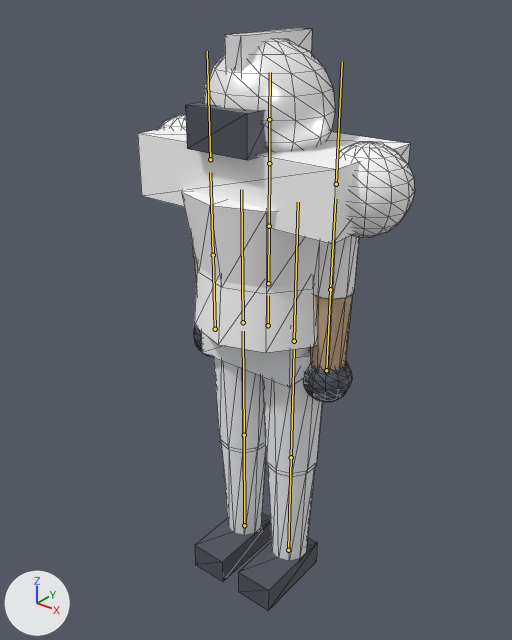
Two versions of the glTF model assets/player.glb, one commit apart.
Before and after are seen from a 50 mm camera at (1.195, -1.554, 1.889) aimed at (-0.086, 0.047, 0.896). Arrows for +X, +Y and +Z are at lower left; the lights stay in place. The older version comes first. The bones that bend it are drawn over the model as lines. Mesh edges are drawn as thin lines.
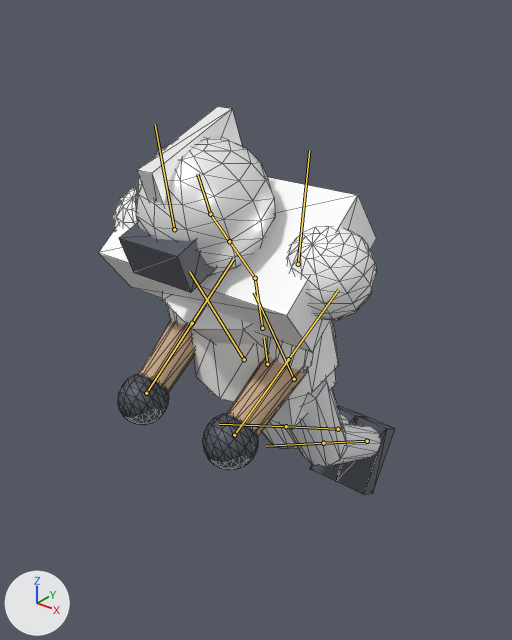
The newer file adds an action. The first version stands in its rest pose; the second is drawn at frame 19 of the action 'set'.

What the commit changed:
Bone 'hips' (bone_hips) moves from (0.0, 0.0, 0.0) to (0.0, -0.135, 0.0).
Bone 'hips' (bone_hips) turns from (0, 0, 0) to (11, 0, 0) degrees about its own x, y and z.
Bone 'chest' (bone_chest) turns from (0, 0, 0) to (26, 0, 0) degrees about its own x, y and z.
Bone 'head' (bone_head) turns from (0, 0, 0) to (-17, 0, 0) degrees about its own x, y and z.
Bone 'upperArmL' (bone_upperarml) turns from (0, 0, 0) to (-34, 4, 6) degrees about its own x, y and z.
Bone 'forearmL' (bone_forearml) turns from (0, 0, 0) to (-60, 0, 0) degrees about its own x, y and z.
Bone 'upperArmR' (bone_upperarmr) turns from (0, 0, 0) to (-34, -4, -6) degrees about its own x, y and z.
Bone 'forearmR' (bone_forearmr) turns from (0, 0, 0) to (-60, 0, 0) degrees about its own x, y and z.
Bone 'upperLegL' (bone_upperlegl) turns from (0, 0, 0) to (19, -1, 2) degrees about its own x, y and z.
Bone 'lowerLegL' (bone_lowerlegl) turns from (0, 0, 0) to (31, 0, 0) degrees about its own x, y and z.
Bone 'upperLegR' (bone_upperlegr) turns from (0, 0, 0) to (19, 1, -2) degrees about its own x, y and z.
Bone 'lowerLegR' (bone_lowerlegr) turns from (0, 0, 0) to (31, 0, 0) degrees about its own x, y and z.

Where the change shows, as pixel boxes [x1, y1, x2, y2] in the pictures (512 x 640 px):
'Mesh_0', posed (8% wider, 33% shorter): before [138, 28, 414, 611]; after [98, 107, 395, 495]
bone 'hips', root to tip: before (268, 325) to (268, 295); after (267, 364) to (264, 338)
bone 'chest', root to tip: before (269, 226) to (269, 163); after (255, 278) to (229, 241)
bone 'head', root to tip: before (269, 119) to (270, 72); after (210, 214) to (197, 174)
bone 'upperArmL', root to tip: before (210, 159) to (207, 51); after (174, 229) to (155, 124)
bone 'forearmL', root to tip: before (213, 255) to (210, 172); after (192, 323) to (233, 259)
bone 'upperArmR', root to tip: before (336, 184) to (342, 62); after (298, 264) to (309, 150)
bone 'forearmR', root to tip: before (330, 289) to (335, 199); after (288, 359) to (338, 289)
bone 'upperLegL', root to tip: before (243, 322) to (241, 189); after (244, 359) to (189, 271)
bone 'lowerLegL', root to tip: before (244, 435) to (243, 331); after (286, 426) to (219, 424)
bone 'upperLegR', root to tip: before (294, 341) to (298, 202); after (294, 379) to (254, 292)
bone 'lowerLegR', root to tip: before (291, 457) to (294, 349); after (323, 443) to (266, 446)
